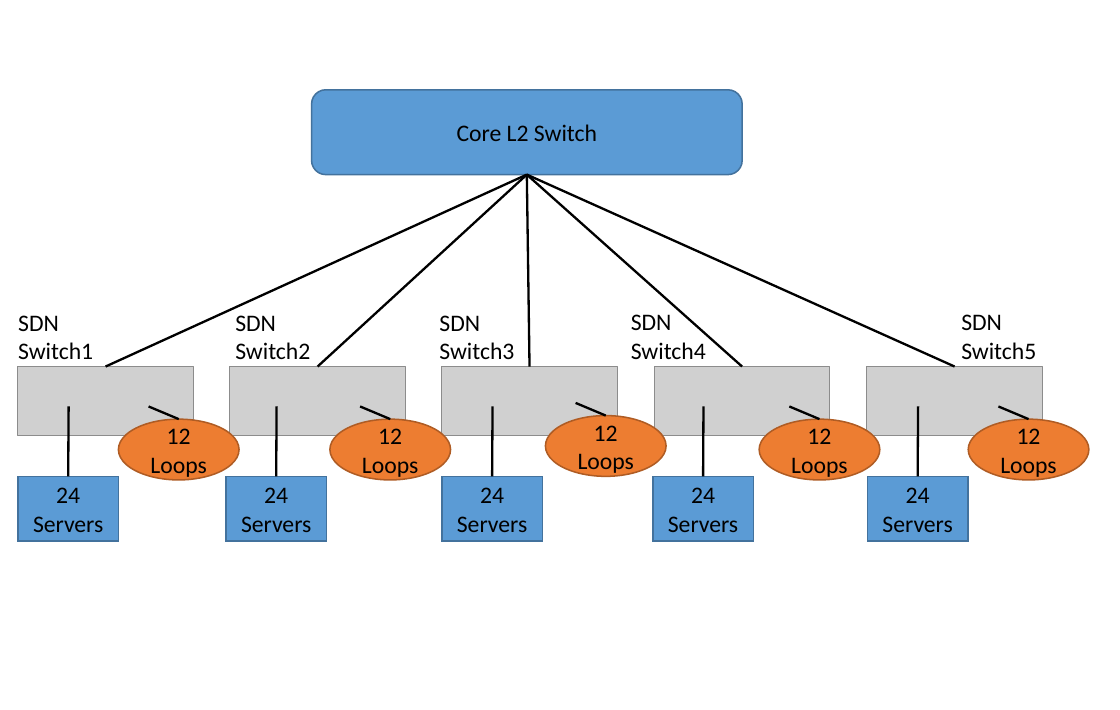
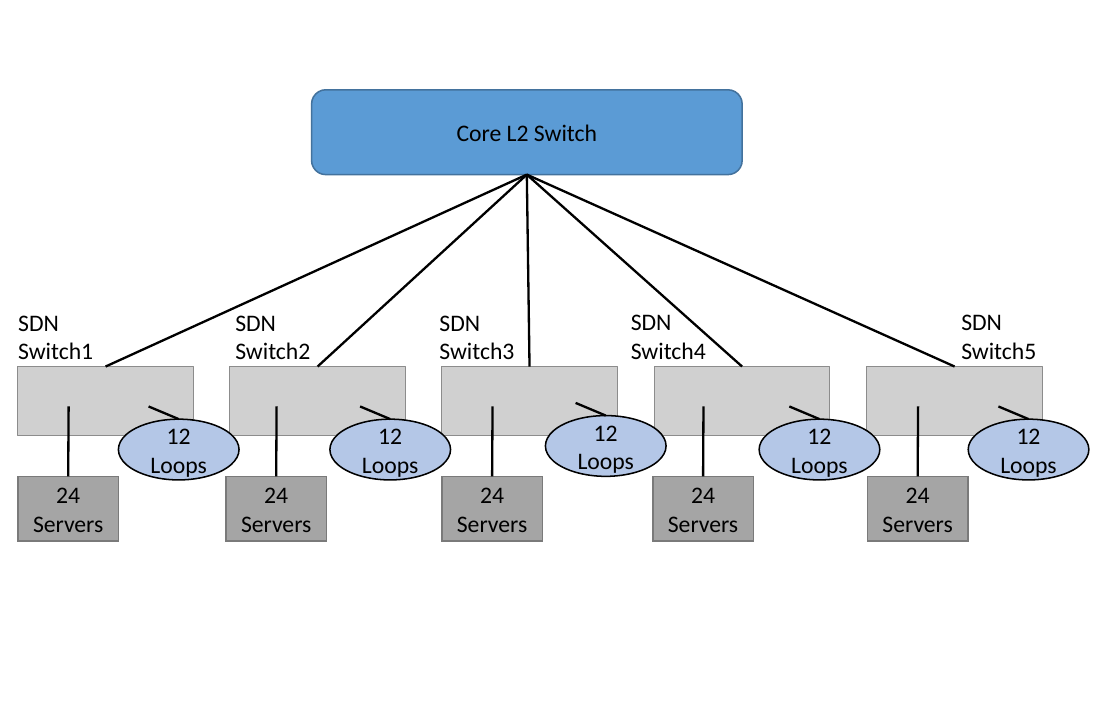
Before and after one commit to praveingk/bnvmapper, a slide deck: slide 1 of Diagrams/topology_eval.pptx. Drawn at 1120x710 pixels with LibreOffice and Linux fonts; fonts in the diff are those of the drawing; grey boxes stand for pictures. Boxes give left, top, right and bottom in pixels: in the first picture for what was removed or moved away, otherwise in the second. Text is boxed around its words. In the diff, an @@ line names an element or a change of style, - is before the commit and + after.

```diff
--- a/Diagrams/topology_eval.pptx
+++ b/Diagrams/topology_eval.pptx
@@ fill #ED7D31 to #B4C7E7; outline #AF5C24 1 pt to #000000 1 pt in 5 elements at bbox=[119, 419, 240, 480], bbox=[330, 419, 451, 480], bbox=[546, 416, 666, 477], bbox=[760, 419, 880, 480], bbox=[968, 419, 1089, 480] @@
@@ fill #5B9BD5 to #A5A5A5; outline #43739E 1 pt to #7A7A7A 1 pt in 5 elements at bbox=[18, 476, 119, 540], bbox=[226, 476, 327, 540], bbox=[441, 476, 542, 540], bbox=[653, 476, 754, 540], bbox=[867, 476, 968, 540] @@
```
Also in this commit, not shown: 11 other files.
